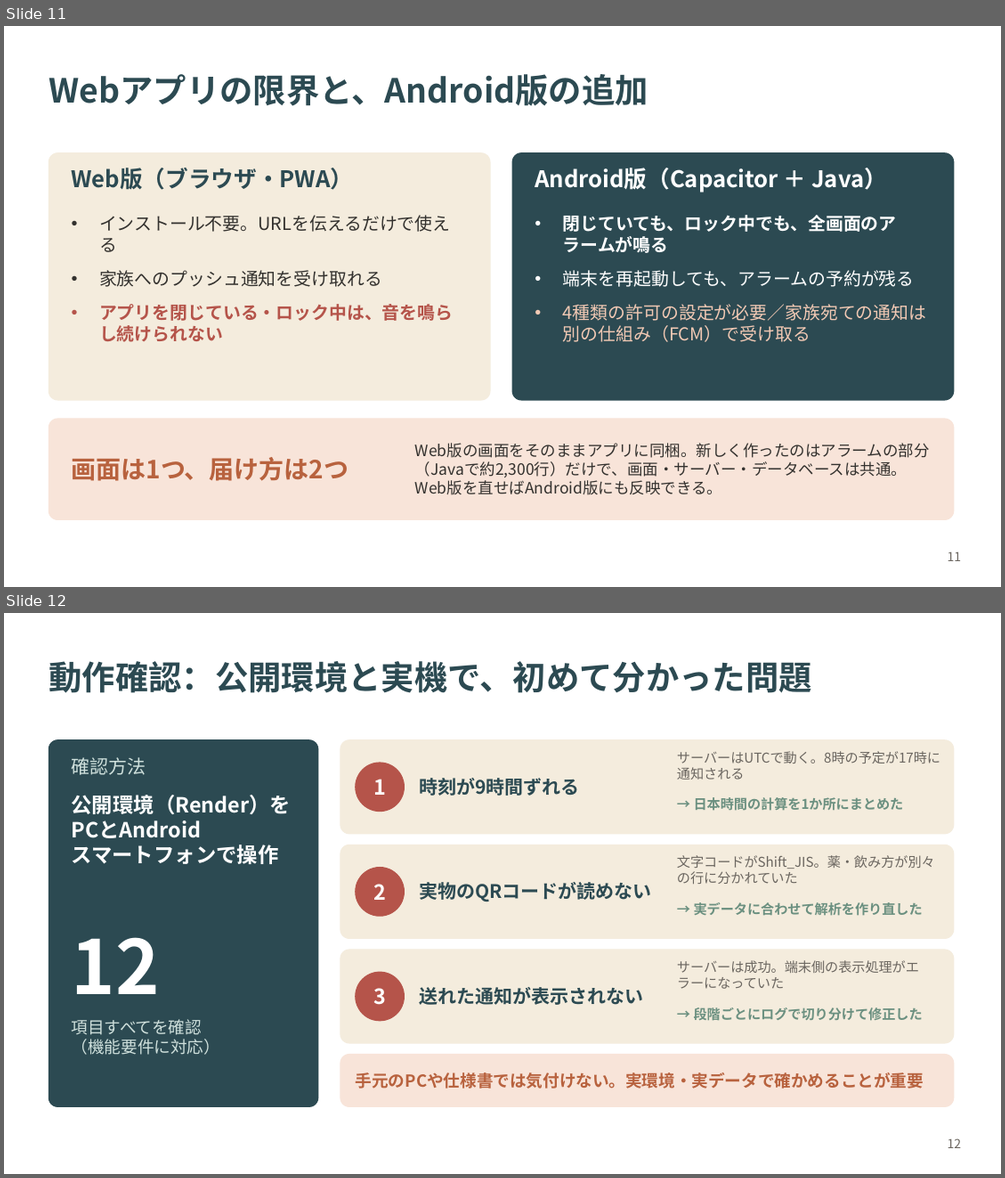
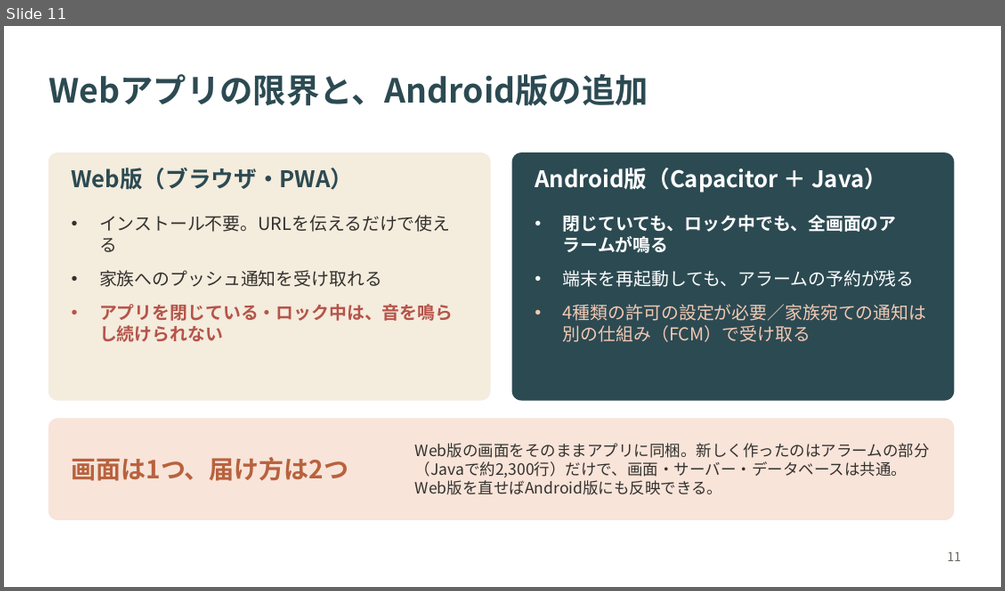
Before and after one commit to zono-NISHI/medi-watch, a slide deck: docs/卒論(参考資料)/最新の卒論、要旨、パワポ/2370354_西薗正彦_卒業論文発表.pptx. Shown one above the other, each under a label of ours: slides 11 and 12 before the commit, slide 11 after it. The pictures are 1005x1178 and 1005x591 pixels, drawn with LibreOffice and Linux fonts; fonts in the diff are those of the drawing. Boxes give left, top, right and bottom in pixels: in the first picture for what was removed or moved away, otherwise in the second. Text is boxed around its words. In the diff, an @@ line names an element or a change of style, - is before the commit and + after.

```diff
--- a/docs/卒論(参考資料)/最新の卒論、要旨、パワポ/2370354_西薗正彦_卒業論文発表.pptx
+++ b/docs/卒論(参考資料)/最新の卒論、要旨、パワポ/2370354_西薗正彦_卒業論文発表.pptx
@@ slide 12 removed at (4, 613, 1001, 1174), background #FFFFFF @@
@@ title removed at (48, 661, 812, 693) @@
-動作確認：公開環境と実機で、初めて分かった問題
@@ rounded rectangle removed at (48, 740, 318, 1107) @@
@@ rounded rectangle removed at (340, 740, 954, 834) @@
@@ text removed at (72, 757, 146, 775) @@
-確認方法
@@ ellipse removed at (356, 763, 404, 811) @@
@@ text removed at (677, 751, 940, 763) @@
-サーバーはUTCで動く。8時の予定が17時に通知される
@@ text removed at (72, 795, 291, 864) @@
-公開環境（Render）を
-PCとAndroid
-スマートフォンで操作
@@ text removed at (373, 779, 386, 795) @@
-1
@@ text removed at (419, 778, 579, 795) @@
-時刻が9時間ずれる
@@ text removed at (694, 797, 904, 811) @@
-→ 日本時間の計算を1か所にまとめた
@@ rounded rectangle removed at (340, 844, 954, 938) @@
@@ ellipse removed at (356, 868, 404, 916) @@
@@ text removed at (677, 855, 935, 884) @@
-文字コードがShift_JIS。薬・飲み方が別々の行に分かれていた
@@ text removed at (373, 884, 386, 900) @@
-2
@@ text removed at (419, 882, 651, 901) @@
-実物のQRコードが読めない
@@ text removed at (694, 902, 922, 916) @@
-→ 実データに合わせて解析を作り直した
@@ text removed at (72, 937, 160, 994) @@
-12
@@ rounded rectangle removed at (340, 949, 954, 1043) @@
@@ ellipse removed at (356, 972, 404, 1021) @@
@@ text removed at (677, 960, 919, 989) @@
-サーバーは成功。端末側の表示処理がエラーになっていた
@@ text removed at (373, 988, 386, 1005) @@
-3
@@ text removed at (419, 987, 643, 1005) @@
-送れた通知が表示されない
@@ text removed at (694, 1007, 922, 1021) @@
-→ 段階ごとにログで切り分けて修正した
@@ text removed at (72, 1019, 221, 1054) @@
-項目すべてを確認
-（機能要件に対応）
@@ rounded rectangle removed at (340, 1054, 954, 1107) @@
@@ text removed at (356, 1072, 923, 1088) @@
-手元のPCや仕様書では気付けない。実環境・実データで確かめることが重要
@@ page number removed at (947, 1138, 962, 1148) @@
-12
```
Also in this commit, not shown: 3 slides changed, 5 slides added, 5 other slides removed, 4 other files.
